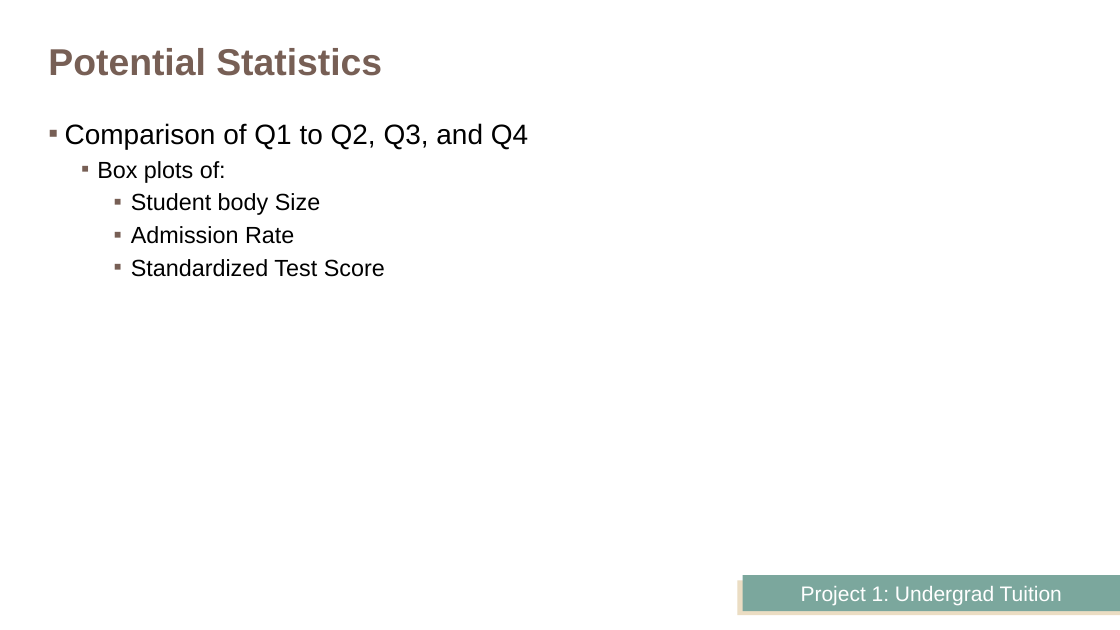
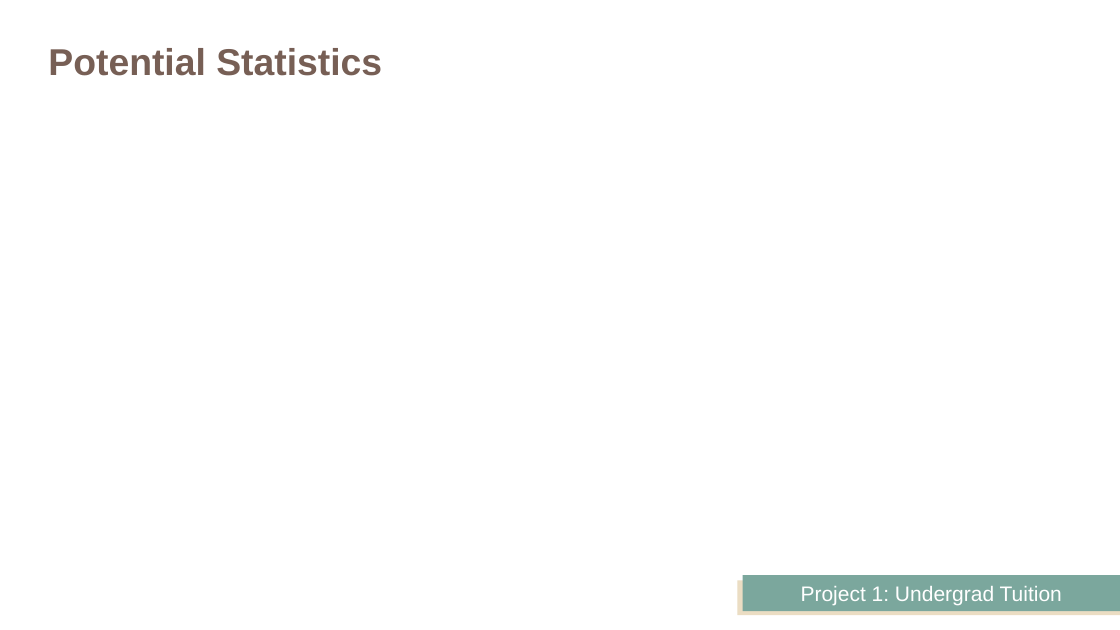
Before and after one commit to JeffPinegar/Proj1_undergraduate, a slide deck: slide 14 of Presentation/Getting Started.pptx. Drawn at 1120x630 pixels with LibreOffice and Linux fonts; fonts in the diff are those of the drawing. Boxes give left, top, right and bottom in pixels: in the first picture for what was removed or moved away, otherwise in the second. Text is boxed around its words. In the diff, an @@ line names an element or a change of style, - is before the commit and + after.

```diff
--- a/Presentation/Getting Started.pptx
+++ b/Presentation/Getting Started.pptx
@@ text removed at [65,123,528,277] @@
-▪ Comparison of Q1 to Q2, Q3, and Q4
-  ▪ Box plots of:
-    ▪ Student body Size
-    ▪ Admission Rate
-    ▪ Standardized Test Score
```
Also in this commit, not shown: 2 other slides changed, 5 other files.
